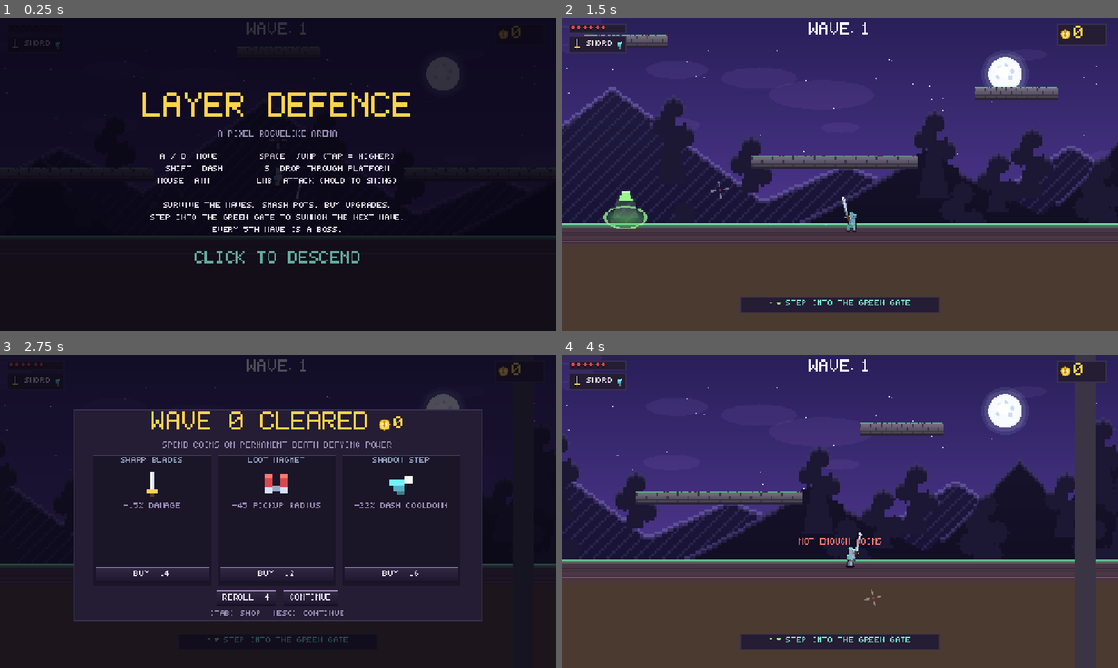
Above: before the commit, frames 1-4 (two rows, left to right).
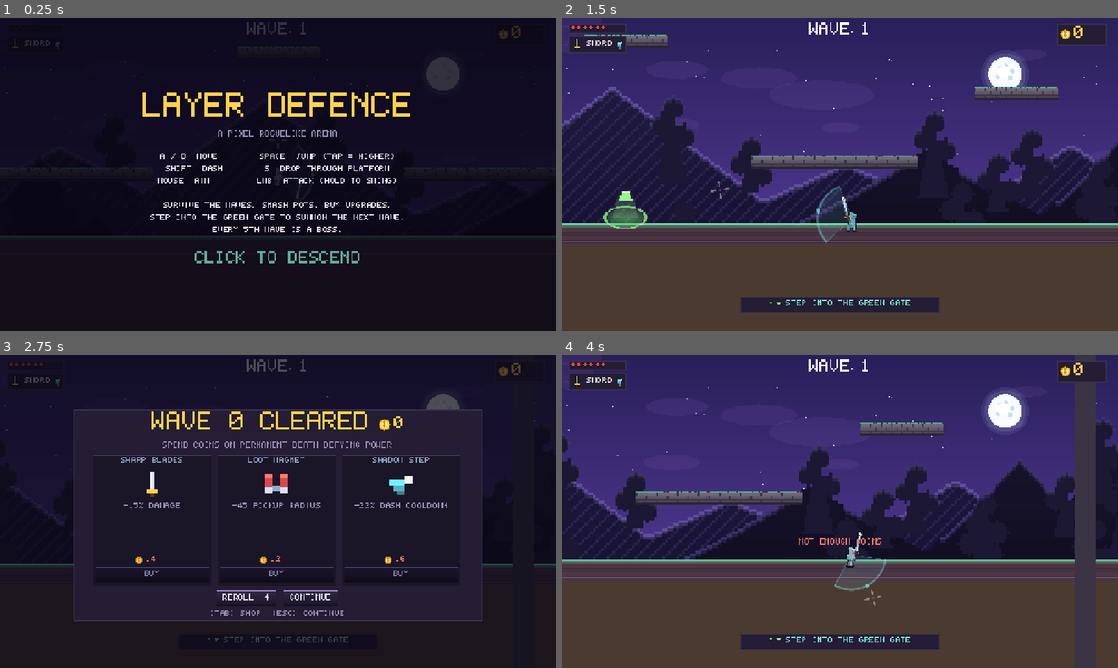
Above: after the commit, the same moments.

Repository: AvSBF/layer-defence
Game: Godot game, scene res://Scenes/World.tscn
Two runs of this game, one before a commit and one after it. Both use one fixed random seed, a clock stepped at 60 frames per second and the inputs below.
Inputs (mouse positions are in pixels of both pictures, inside the frame that each line leads up to):
- Up to frame 1 (0.25 s): no input
- Up to frame 2 (1.5 s): tap Enter (ui_accept) at 0.5 s; move the mouse to (962, 158) at 0.52 s; press the mouse at (962, 158) at 0.53 s; hold D (key_right) from 0.53 s (still down); tap Space (jump) at 0.77 s; move the mouse to (728, 190) at 1.27 s; release the mouse at (728, 190) at 1.28 s; tap Shift (dash) at 1.35 s
- Up to frame 3 (2.75 s): tap Space (jump) at 1.52 s; move the mouse to (333, 442) at 2.02 s; release D (key_right) at 2.03 s; hold A (key_left) from 2.03 s (still down); hold Tab (interact) from 2.03 s (still down)
- Up to frame 4 (4 s): release A (key_left) at 2.75 s; release Tab (interact) at 2.75 s; click (717, 574) at 2.75 s, where only the run after the commit has a clickable "BUY"; click "CONTINUE" at 3.5 s

The runs differ from the first frame. In frame 1, less than 0.1% of the frame differs, in the area x 56-57%, y 49-51%; in frame 2, 0.1%; in frame 3, 0.6%, in the area x 17-83%, y 64-71%; in frame 4, 0.1%.

Commit message:
fix(ui): show weapon/upgrade prices on the card, hoist the aim helper above the parallax
- every shop card now has a dedicated price row (coin icon + amount) above
  the button; gold when affordable, red when not, green FREE for owned
  weapons; buttons are just BUY / EQUIP / EQUIPPED / SOLD
- _populate() refreshed the UI before building cards, so prices never left
  their default 0 - refresh moved after card creation
- reach indicator drew at z=-1, i.e. behind the hills/ground and vanished on
  dark backdrops: world layering is now background 0 < shadows/aim 1 <
  player 2 < props 6-8 < enemies 10-12 < fx 15+
- docs: price row, call-order trap and the z-layer table

Diff:
--- a/Resources/Player/Player.tscn
+++ b/Resources/Player/Player.tscn
@@ -15,7 +15,8 @@
 script = ExtResource("1_player")
 
 [node name="Reach" type="Node2D" parent="."]
-z_index = -1
+z_index = 1
+z_as_relative = false
 script = ExtResource("2_reach")
 
 [node name="Shape" type="CollisionShape2D" parent="."]
--- a/Scripts/Autoload/game_state.gd
+++ b/Scripts/Autoload/game_state.gd
@@ -62,6 +62,7 @@
 var autotest : bool = false
 var autotest_mortal : bool = false
 var aim_lock : Vector2 = Vector2.ZERO
+var shop_demo : bool = false
 
 ## Set by the world so GameState can heal / revive / kill the player.
 var player : Node = null
--- a/Scripts/Player/player.gd
+++ b/Scripts/Player/player.gd
@@ -55,6 +55,9 @@
 
 func _ready() -> void:
 	add_to_group("player")
+	# world layering: background/ground at 0, aim helper at 1, the knight at 2,
+	# pickups/props above that, enemies on top
+	z_index = 2
 	GameState.player = self
 	shape.shape = RectangleShape2D.new()
 	(shape.shape as RectangleShape2D).size = Vector2(11, 30)
--- a/Scripts/Player/weapon_reach.gd
+++ b/Scripts/Player/weapon_reach.gd
@@ -12,7 +12,9 @@
 
 func _ready() -> void:
 	player = get_parent() as Player
-	z_index = -1
+	# drawn above the ground/hills but under the knight, so it never gets
+	# swallowed by the parallax background
+	z_index = 1
 	z_as_relative = false
 	queue_redraw()
 
--- a/Scripts/UI/shop.gd
+++ b/Scripts/UI/shop.gd
@@ -152,11 +152,13 @@
 	for n in _card_nodes:
 		n.queue_free()
 	_card_nodes.clear()
-	_refresh_coins()
 	for i in _offers.size():
 		var card := _build_card(_offers[i], i)
 		_cards_box.add_child(card)
 		_card_nodes.append(card)
+	# refresh *after* the cards exist, otherwise prices never leave their
+	# construction defaults
+	_refresh_coins()
 
 func _build_card(offer : Dictionary, index : int) -> Control:
 	var holder := Control.new()
@@ -218,7 +220,22 @@
 	spacer.size_flags_vertical = Control.SIZE_EXPAND_FILL
 	box.add_child(spacer)
 
-	var cost_text := "EQUIP" if is_weapon else "BUY  %d" % GameState.upgrade_cost(data)
+	# --- explicit price row: the cost must be readable *before* buying, so it
+	# lives on the card and not inside the button label
+	var price_row := HBoxContainer.new()
+	price_row.name = "PriceRow"
+	price_row.alignment = BoxContainer.ALIGNMENT_CENTER
+	price_row.add_theme_constant_override("separation", 6)
+	box.add_child(price_row)
+	var coin_icon := PixelUI.icon_rect("coin", 20)
+	coin_icon.name = "PriceCoin"
+	price_row.add_child(coin_icon)
+	var price_label := PixelUI.label("0", PixelUI.NORMAL, PixelUI.COL_GOLD)
+	price_label.name = "PriceLabel"
+	price_label.custom_minimum_size = Vector2(56, 0)
+	price_row.add_child(price_label)
+
+	var cost_text := "EQUIP" if is_weapon else "BUY"
 	var buy := PixelUI.button(cost_text, PixelUI.SMALL)
 	buy.name = "BuyButton"
 	buy.set_meta("offer", offer)
@@ -360,15 +377,35 @@
 			btn = found
 		if btn == null:
 			continue
+		var price_label : Label = null
+		var price_found := card.find_child("PriceLabel", true, false)
+		if price_found is Label:
+			price_label = price_found
+		var price_row : Control = null
+		var row_found := card.find_child("PriceRow", true, false)
+		if row_found is Control:
+			price_row = row_found
 		if offer["type"] == "sold":
 			btn.text = "SOLD"
 			btn.disabled = true
+			if price_row != null:
+				price_row.visible = false
 			continue
 		var cost := _cost_of(offer)
 		# never hard-disable: a click on an unaffordable card must explain
 		# itself ("NOT ENOUGH COINS") instead of doing nothing
 		var affordable : bool = GameState.coins >= cost
 		btn.modulate = Color.WHITE if affordable else Color(0.55, 0.55, 0.65)
+		if price_row != null:
+			price_row.visible = true
+		if price_label != null:
+			if cost <= 0:
+				price_label.text = "FREE"
+				price_label.add_theme_color_override("font_color", PixelUI.COL_GOOD)
+			else:
+				price_label.text = str(cost)
+				price_label.add_theme_color_override("font_color",
+					PixelUI.COL_GOLD if affordable else Color(1.0, 0.5, 0.45))
 		if offer["type"] == "weapon":
 			var equipped_now : bool = (GameState.player != null
 				and is_instance_valid(GameState.player)
@@ -377,9 +414,9 @@
 				btn.text = "EQUIPPED"
 				btn.modulate = Color(0.75, 1.0, 0.85)
 			else:
-				btn.text = "EQUIP  %d" % cost
+				btn.text = "EQUIP"
 		else:
-			btn.text = "BUY  %d" % cost
+			btn.text = "BUY"
 
 func _on_coins_changed(_total : int, _delta : int) -> void:
 	if _is_open:
--- a/Scripts/Utils/demo_bot.gd
+++ b/Scripts/Utils/demo_bot.gd
@@ -132,6 +132,8 @@
 		_tap("key_down")
 
 func _handle_shop(delta : float) -> void:
+	if GameState.shop_demo:
+		return
 	if shop == null or not shop.visible:
 		_shop_timer = 0.0
 		return
--- a/Scripts/World/world.gd
+++ b/Scripts/World/world.gd
@@ -82,6 +82,9 @@
 				shot_interval = maxf(0.1, float(arg.split("=")[1]))
 	if shot_interval > 0.0:
 		_screenshot_loop(shot_interval)
+	if OS.get_cmdline_user_args().has("--shopdemo"):
+		GameState.shop_demo = true
+		_open_shop_for_demo()
 	if OS.get_cmdline_user_args().has("--batcheck"):
 		for i in 3:
 			SpawnHelper.spawn_enemy(self, "bat", Vector2(-220.0 + i * 220.0, -150.0), 3, false)
@@ -118,6 +121,12 @@
 			img.save_png("user://shot_%02d.png" % shot)
 			print("[autotest] saved screenshot %d" % shot)
 		shot += 1
+
+func _open_shop_for_demo() -> void:
+	await get_tree().create_timer(1.5, true, false, true).timeout
+	GameState.add_coins(120)
+	if shop != null:
+		shop.call("open")
 
 func _on_start_requested() -> void:
 	_dbg("run started")
